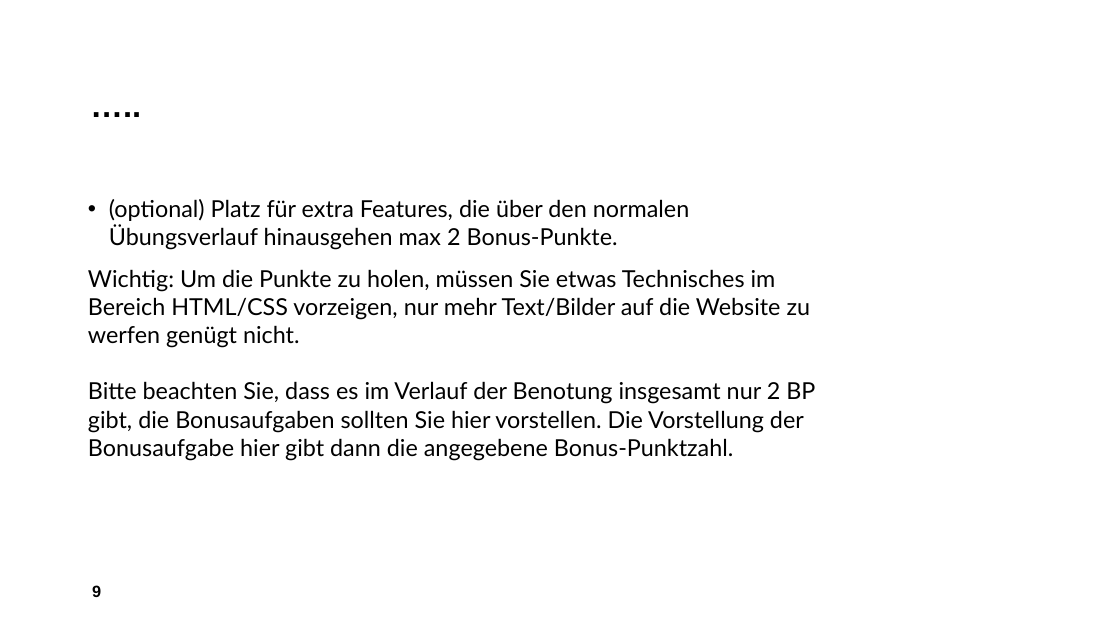
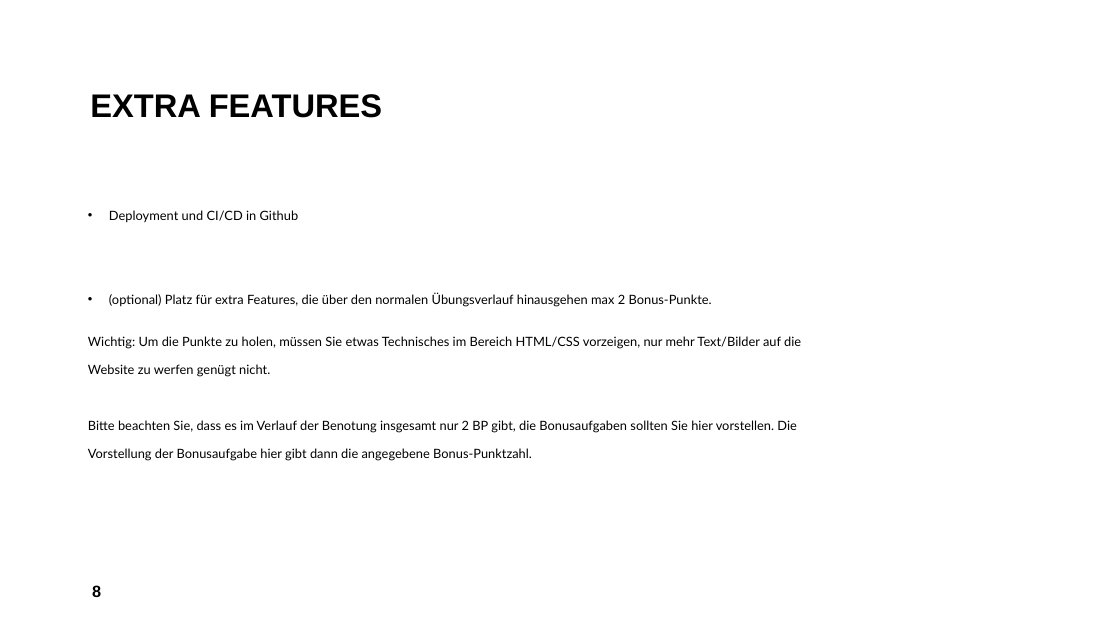
Before and after one commit to patricjenni/kochrezepte, a slide deck: slide 8 of docs/Präsentation_Kochrezepte.pptx (slide 9 before the commit). Drawn at 1120x630 pixels with LibreOffice and Linux fonts; fonts in the diff are those of the drawing; background and template pictures are left out. Boxes give left, top, right and bottom in pixels: in the first picture for what was removed or moved away, otherwise in the second. Text is boxed around its words. In the diff, an @@ line names an element or a change of style, - is before the commit and + after.

```diff
--- a/docs/Präsentation_Kochrezepte.pptx
+++ b/docs/Präsentation_Kochrezepte.pptx
@@ title at box(90, 94, 382, 118): text changed @@
-…..
+EXTRA FEATURES
@@ text at box(109, 210, 299, 222): paragraph added @@
+• Deployment und CI/CD in Github
@@ text at box(88, 292, 801, 460): size 20 to 11 pt @@
```
Also in this commit, not shown: 6 other slides changed, 1 slide removed.
